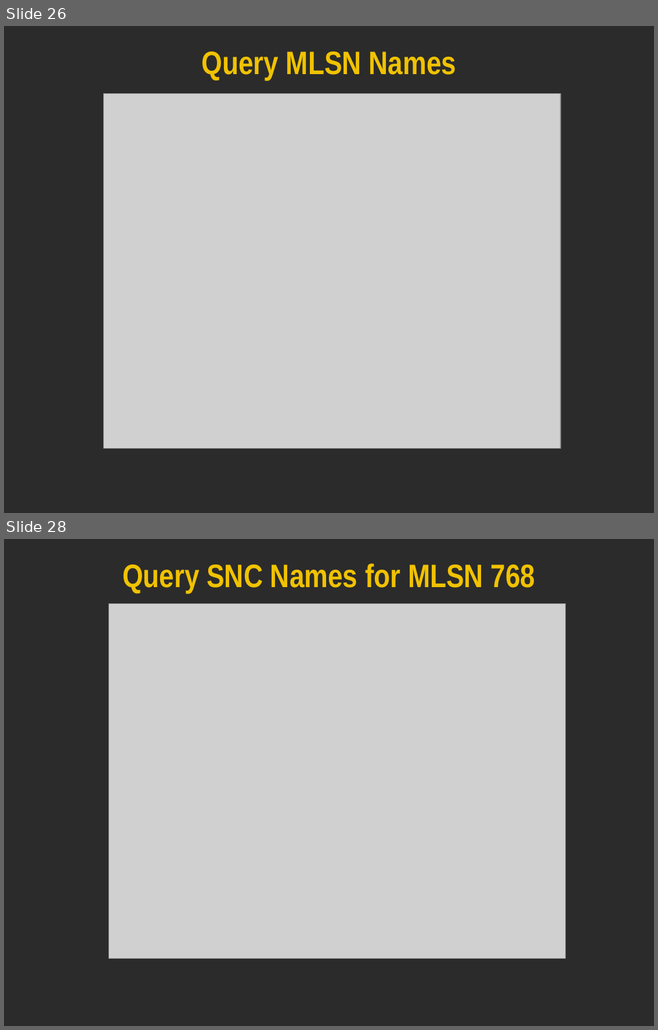
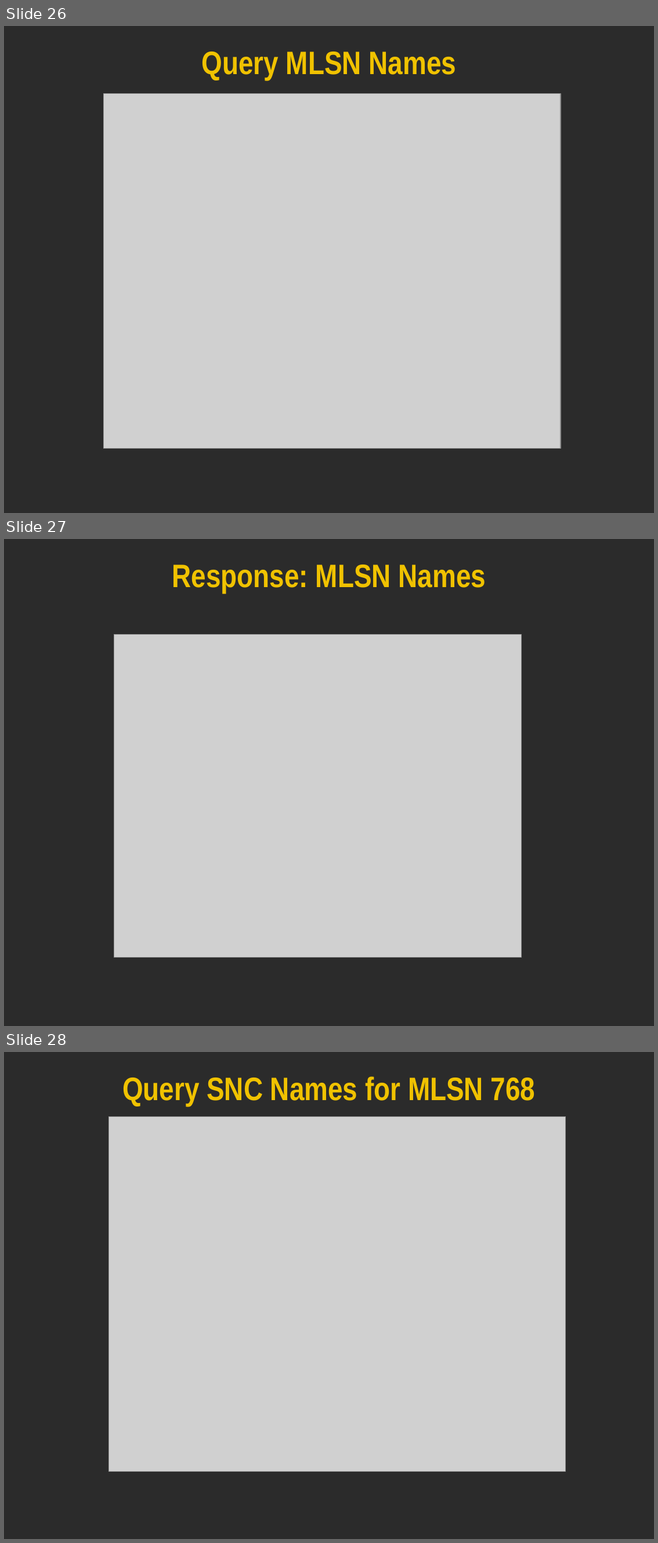
Before and after one commit to tmforum/Integration-Program-TIP---mtop, a slide deck: mtosi_1.2/simulator/Documentation/mTOPSimulator-DemoSlides.ppt. Shown one above the other, each under a label of ours: slides 26 and 28 before the commit, slides 26, 27 and 28 after it; the slides between them are not shown. The pictures are 658x1030 and 658x1543 pixels, drawn with LibreOffice and Linux fonts; fonts in the diff are those of the drawing; grey boxes stand for pictures; background and template pictures are left out; a plain dark background stands for a picture behind light text. Boxes give left, top, right and bottom in pixels: in the first picture for what was removed or moved away, otherwise in the second. Text is boxed around its words. In the diff, an @@ line names an element or a change of style, - is before the commit and + after.

```diff
--- a/mtosi_1.2/simulator/Documentation/mTOPSimulator-DemoSlides.ppt
+++ b/mtosi_1.2/simulator/Documentation/mTOPSimulator-DemoSlides.ppt
@@ slide 27 added at [4, 539, 654, 1026], background picture (left out) @@
@@ title added at [172, 565, 486, 592], 36 pt, text #F0C200, bold @@
+Response: MLSN Names
@@ picture added at [114, 635, 521, 958] @@
```
Also in this commit, not shown: 2 slides changed, 4 other slides added, 3 slides removed.
